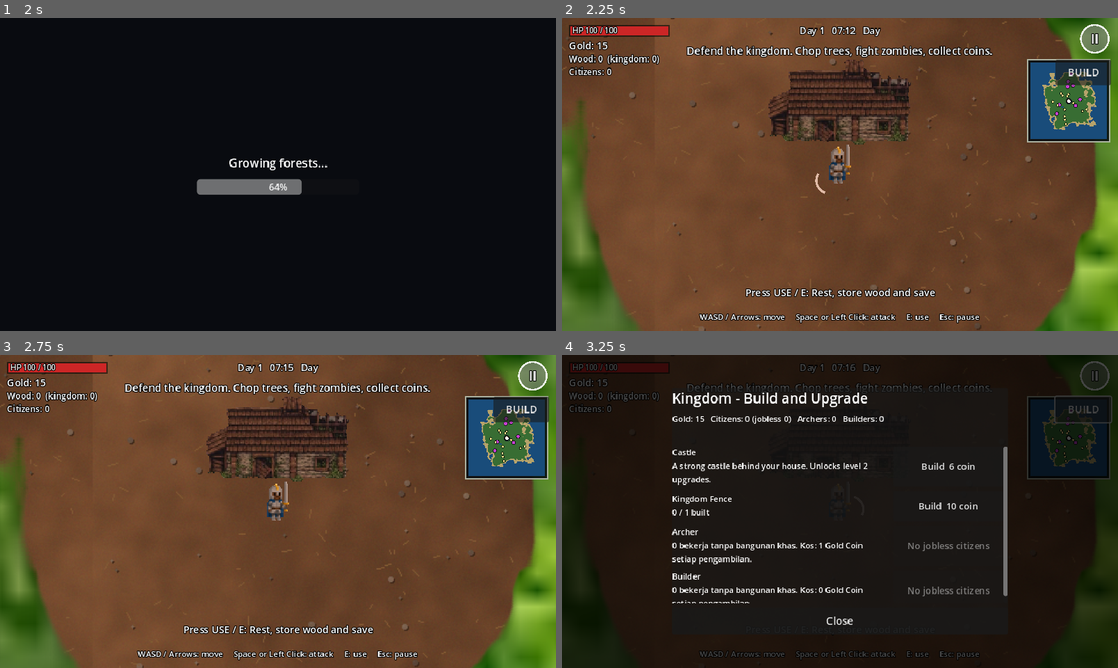
Above: before the commit, frames 1-4 (two rows, left to right).
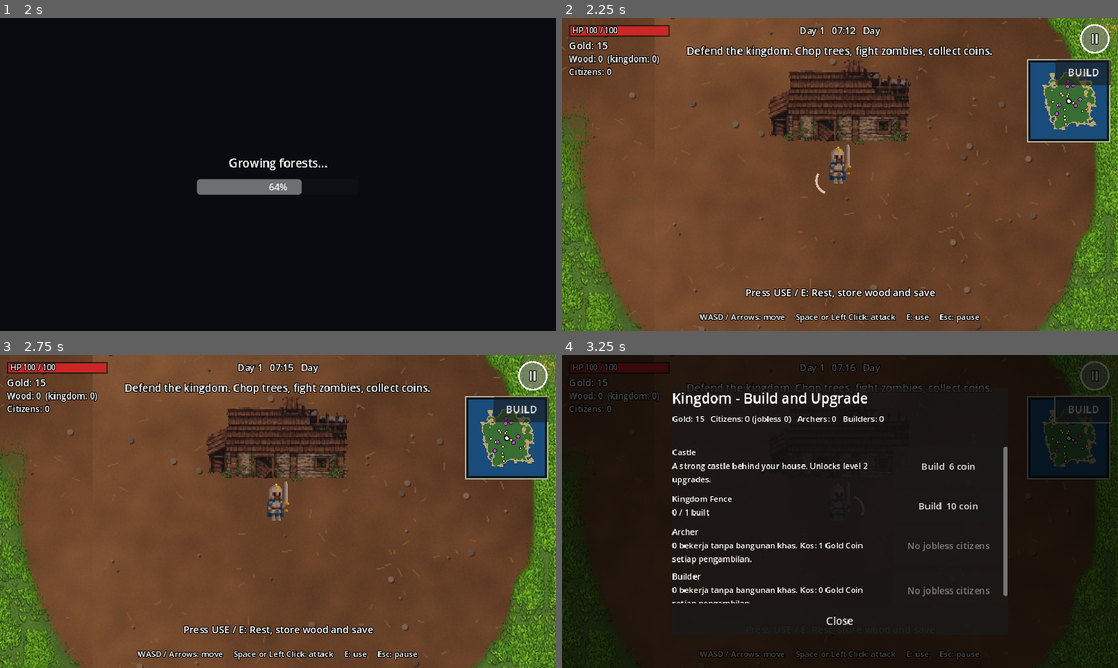
Above: after the commit, the same moments.

Repository: afie-boop/The-Fallen-Kingdom
Game: Godot game, scene res://scenes/main_menu.tscn
The game is run twice, just before and just after one commit, with the same random seed, the same clock (stepped at 60 frames per second) and the same inputs.
Inputs (mouse positions are in pixels of both pictures, inside the frame that each line leads up to):
- Up to frame 1 (2 s): click "New Game" at 0.5 s; tap Enter at 1.25 s; move the mouse to (400, 158) at 1.27 s; hold D from 1.28 s (still down); tap E at 1.35 s; click (400, 158) at 1.42 s; tap Space at 1.52 s
- Up to frame 2 (2.25 s): release D at 2 s; drag from (728, 190) to (812, 237) at 2.02 s
- Up to frame 3 (2.75 s): no input
- Up to frame 4 (3.25 s): click "BUILD" at 2.75 s

Frame 1 is identical in both runs. In frame 2, 5.7% of the frame differs, in the area x 0-100%, y 0-100%; in frame 3, 5.7%; in frame 4, 0.2%.
Error in both runs: Invalid access to property or key 'dead' on a base object of type 'Nil'. (res://scripts/game.gd:371)

Commit message:
Tile grass texture instead of stretching it across the world

Diff:
--- a/extracted/The-Fallen-Kingdom/assets/shaders/ground.gdshader
+++ b/extracted/The-Fallen-Kingdom/assets/shaders/ground.gdshader
@@ -3,11 +3,12 @@
 // the island mask (scripts/island_map.gd): R = land height, G = amount of bare soil.
 
 uniform sampler2D mask_tex : filter_linear, repeat_disable;
-uniform sampler2D grass_tex : source_color, filter_linear, repeat_disable;   // one big unique image, never tiled
+uniform sampler2D grass_tex : source_color, filter_linear, repeat_enable;
 uniform sampler2D dirt_tex : source_color, filter_linear, repeat_enable;     // seamless soil
 uniform sampler2D sand_tex : source_color, filter_nearest, repeat_enable;
 uniform sampler2D water_tex : source_color, filter_nearest, repeat_enable;
 uniform vec2 world_size = vec2(2400.0, 2400.0);
+uniform vec2 grass_px = vec2(360.0, 360.0);
 uniform vec2 dirt_px = vec2(768.0, 768.0);
 uniform vec2 sand_px = vec2(240.0, 240.0);
 uniform vec2 water_px = vec2(144.0, 144.0);
@@ -17,7 +18,7 @@
 	vec4 m = texture(mask_tex, UV);
 	float v = m.r * 2.0 - 1.0;
 	float dirt_amount = m.g;
-	vec3 grass = texture(grass_tex, UV).rgb;
+	vec3 grass = texture(grass_tex, wp / grass_px).rgb;
 	vec3 dirt = texture(dirt_tex, wp / dirt_px).rgb;
 	vec3 sand = texture(sand_tex, wp / sand_px).rgb;
 	vec2 wuv = wp / water_px + vec2(TIME * 0.012, TIME * 0.006);
